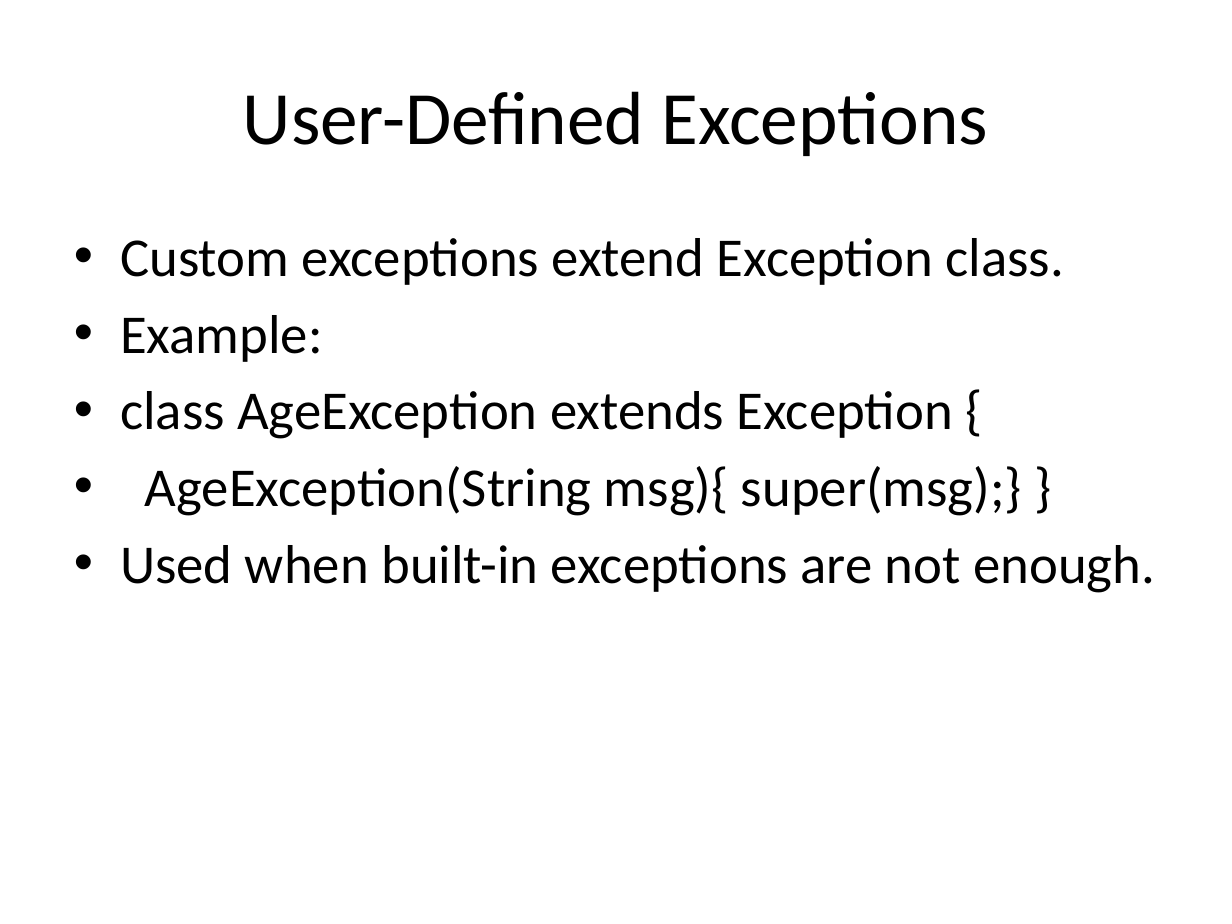
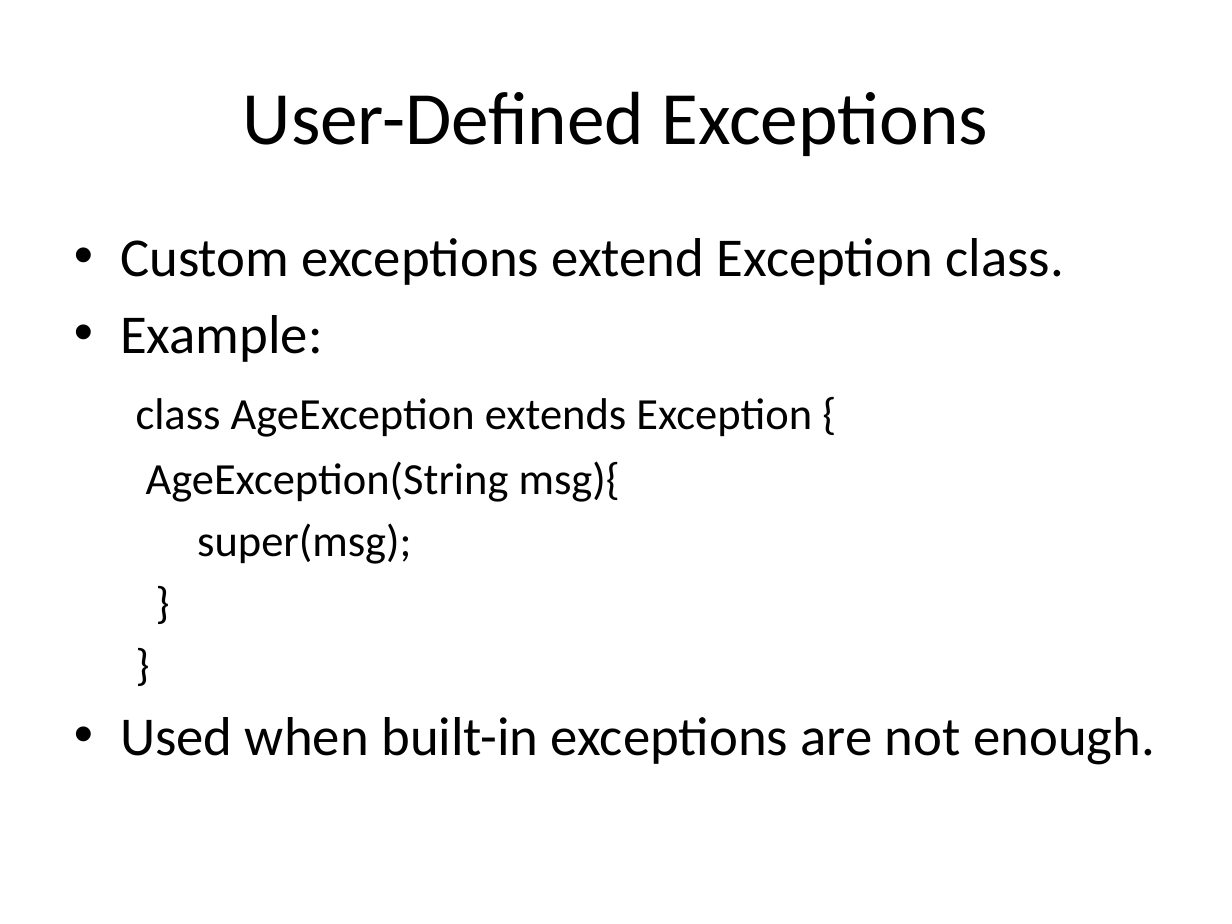
Before and after one commit to prasea2018/oop-in-java, a slide deck: slide 5 of Slides/Unit5_Exceptions.pptx. Drawn at 1232x924 pixels with LibreOffice and Linux fonts; fonts in the diff are those of the drawing. Boxes give left, top, right and bottom in pixels: in the first picture for what was removed or moved away, otherwise in the second. Text is boxed around its words. In the diff, an @@ line names an element or a change of style, - is before the commit and + after.

```diff
--- a/Slides/Unit5_Exceptions.pptx
+++ b/Slides/Unit5_Exceptions.pptx
@@ text at box(136, 398, 812, 437): size 32 to 26 pt in "class AgeException extends Exception {"; bullet • to none; less space between paragraphs @@
@@ text at box(146, 461, 620, 564): text changed; size 32 to 26 pt @@
-• AgeException(String msg){ super(msg);} }
+AgeException(String msg){
+super(msg);
+}
+}
```
Also in this commit, not shown: 5 other slides changed, 5 other files.
